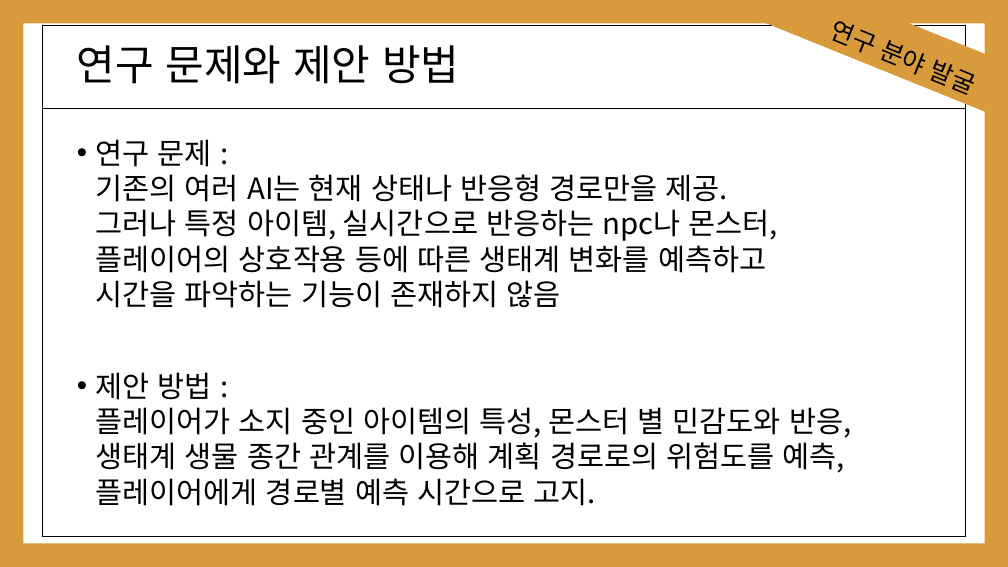
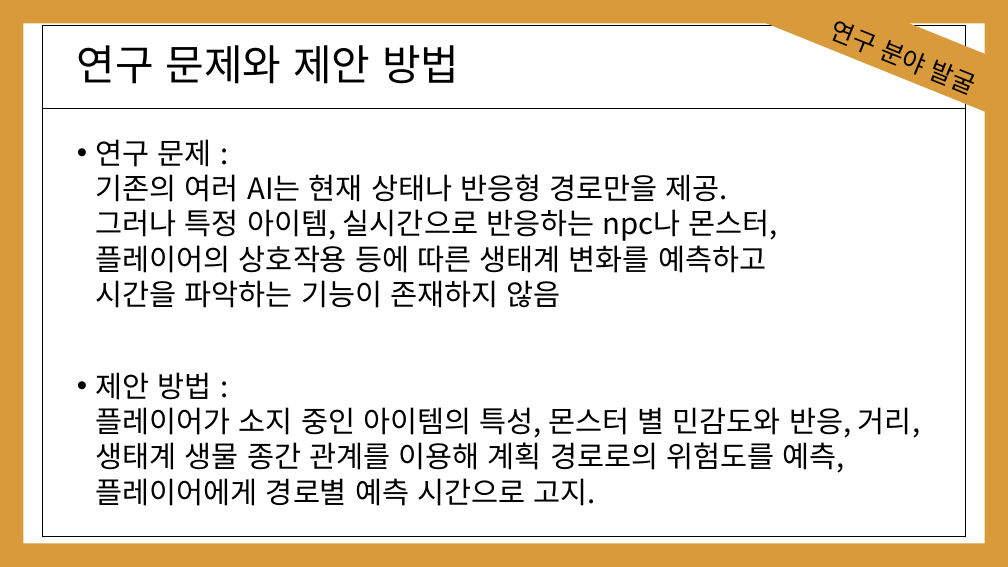
Before and after one commit to kwakyerin/2026_Graduation_Project, a slide deck: slide 3 of documents/HyunahKwon/design/studysubject/연구분야기획서.pptx. Drawn at 1008x567 pixels with LibreOffice and Linux fonts; fonts in the diff are those of the drawing. Boxes give left, top, right and bottom in pixels: in the first picture for what was removed or moved away, otherwise in the second. Text is boxed around its words. In the diff, an @@ line names an element or a change of style, - is before the commit and + after.

Commit message:
연구분야기획서_내용 일부 추가

```diff
--- a/documents/HyunahKwon/design/studysubject/연구분야기획서.pptx
+++ b/documents/HyunahKwon/design/studysubject/연구분야기획서.pptx
@@ text at box(96, 372, 920, 506): text changed @@
-• 제안 방법 :
-  플레이어가 소지 중인 아이템의 특성, 몬스터 별 민감도와 반응, 생태계 생물 종간 관계를 이용해 계획 경로로의 위험도를 예측, 플레이어에게 경로별 예측 시간으로 고지.
+• 제안 방법 :
+  플레이어가 소지 중인 아이템의 특성, 몬스터 별 민감도와 반응, 거리, 생태계 생물 종간 관계를 이용해 계획 경로로의 위험도를 예측, 플레이어에게 경로별 예측 시간으로 고지.
```
Also in this commit, not shown: 2 other slides changed.
